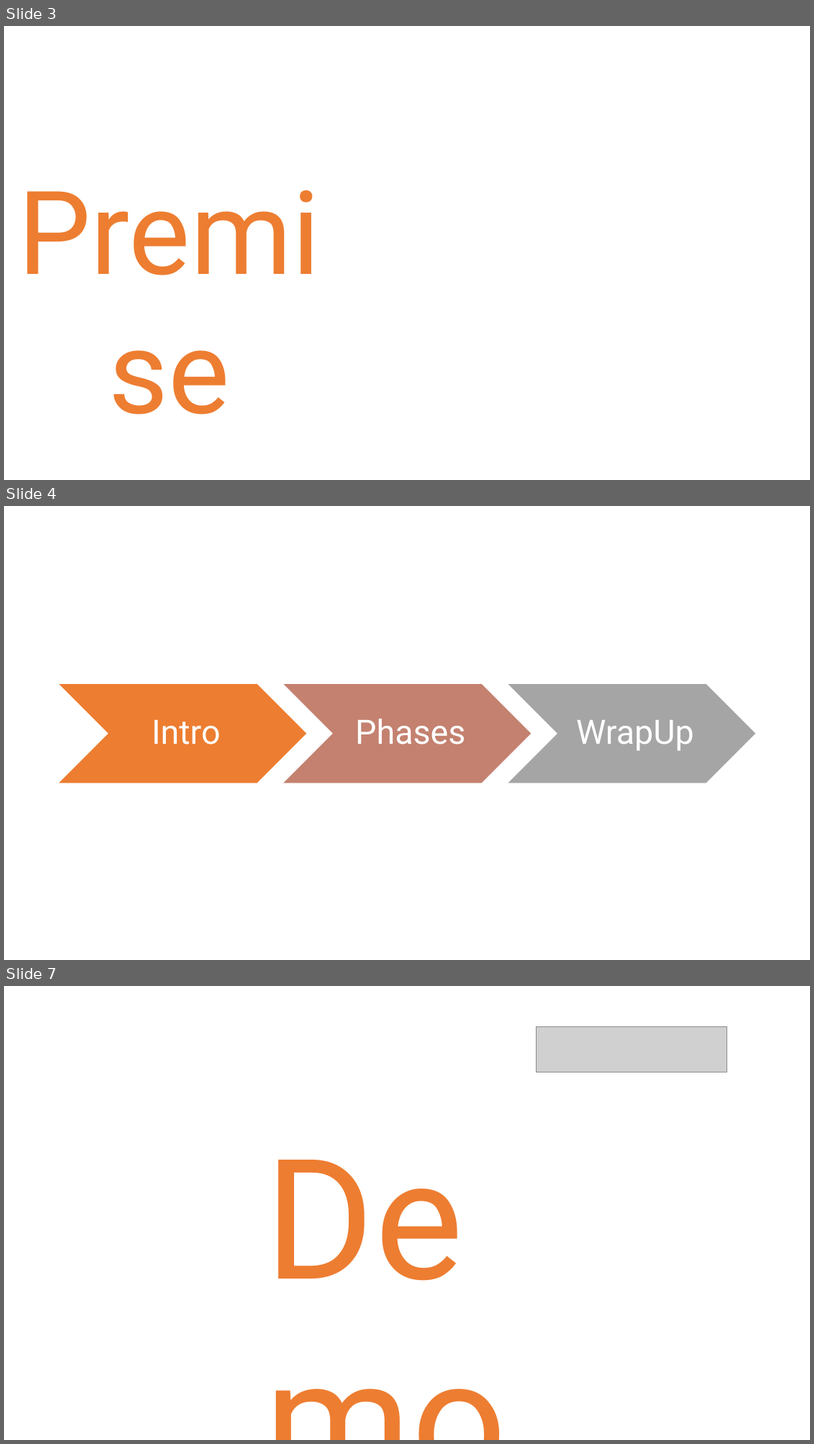
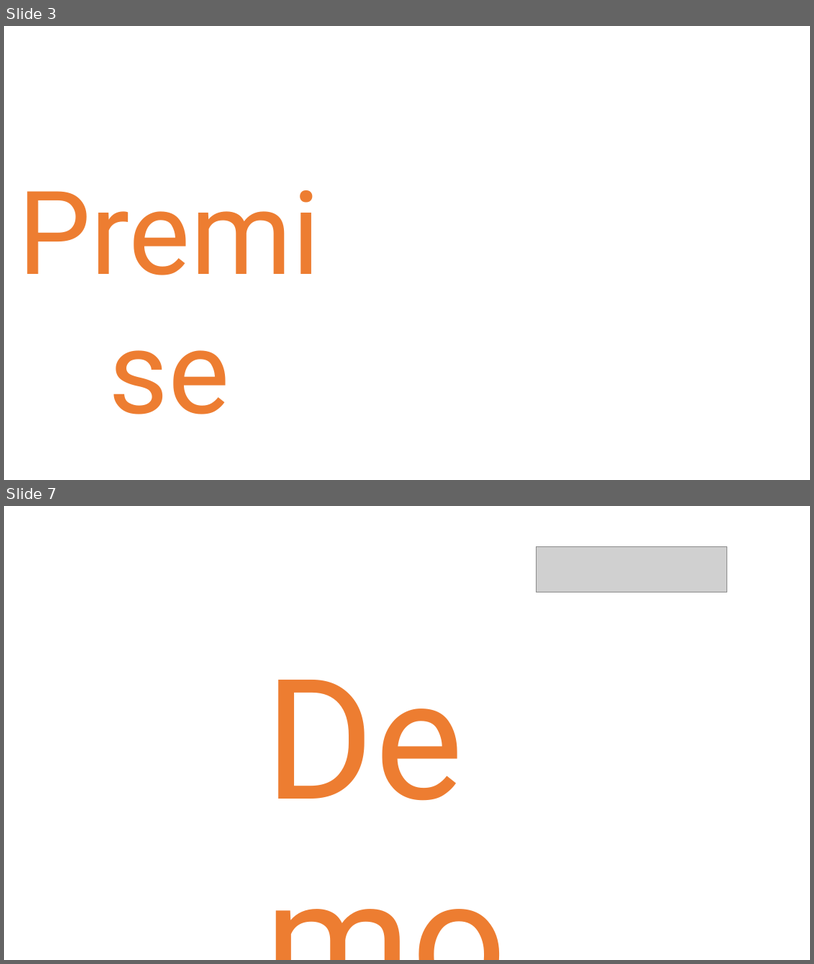
Before and after one commit to danielmarbach/Microservices.ServiceFabric, a slide deck: presentation.pptx. Shown one above the other, each under a label of ours: slides 3, 4 and 7 before the commit, slides 3 and 7 after it; the slides between them are not shown. The pictures are 814x1444 and 814x964 pixels, drawn with LibreOffice and Linux fonts; fonts in the diff are those of the drawing; grey boxes stand for pictures. Boxes give left, top, right and bottom in pixels: in the first picture for what was removed or moved away, otherwise in the second. Text is boxed around its words. In the diff, an @@ line names an element or a change of style, - is before the commit and + after.

```diff
--- a/presentation.pptx
+++ b/presentation.pptx
@@ slide 4 removed at (4,506,810,960), background #FFFFFF @@
@@ group removed at (58,683,757,783): 3 chevrons, 3 texts @@
-Intro
-Phases
-WrapUp
```
Also in this commit, not shown: 1 slide changed, 7 slides added, 3 other slides removed, 1 other file.
